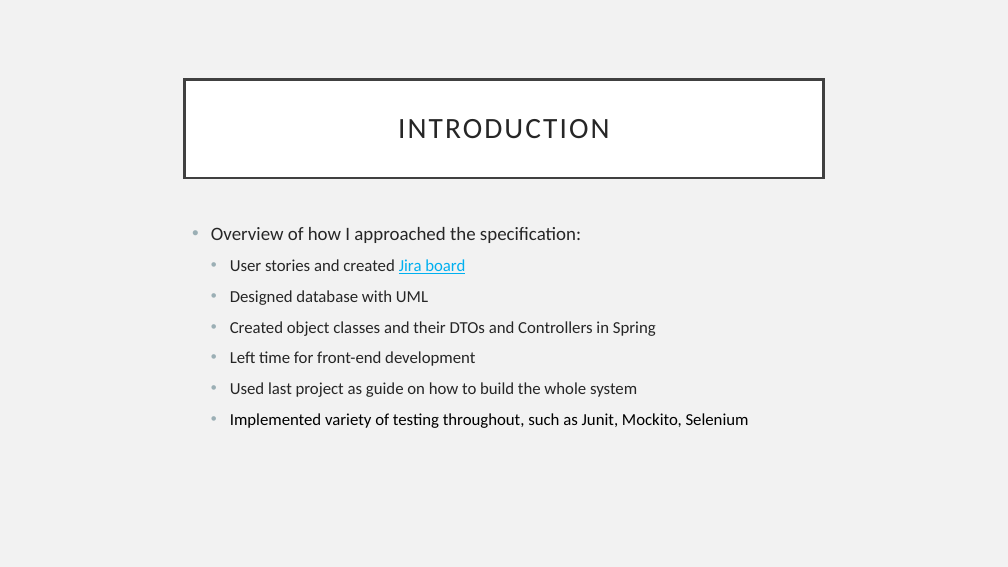
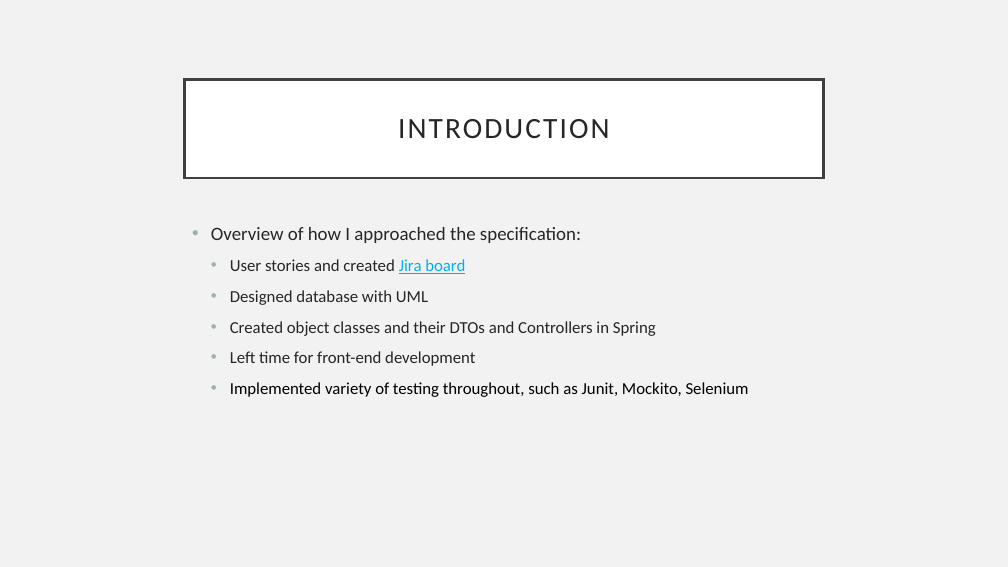
Before and after one commit to harryfrescoQA/ToDoListProject, a slide deck: slide 3 of Project Presentation.pptx. Drawn at 1008x567 pixels with LibreOffice and Linux fonts; fonts in the diff are those of the drawing. Boxes give left, top, right and bottom in pixels: in the first picture for what was removed or moved away, otherwise in the second. Text is boxed around its words. In the diff, an @@ line names an element or a change of style, - is before the commit and + after.

```diff
--- a/Project Presentation.pptx
+++ b/Project Presentation.pptx
@@ text at (230, 382, 637, 397): paragraph removed @@
-  • Used last project as guide on how to build the whole system
```
Also in this commit, not shown: 3 other slides changed, 1 other file.
